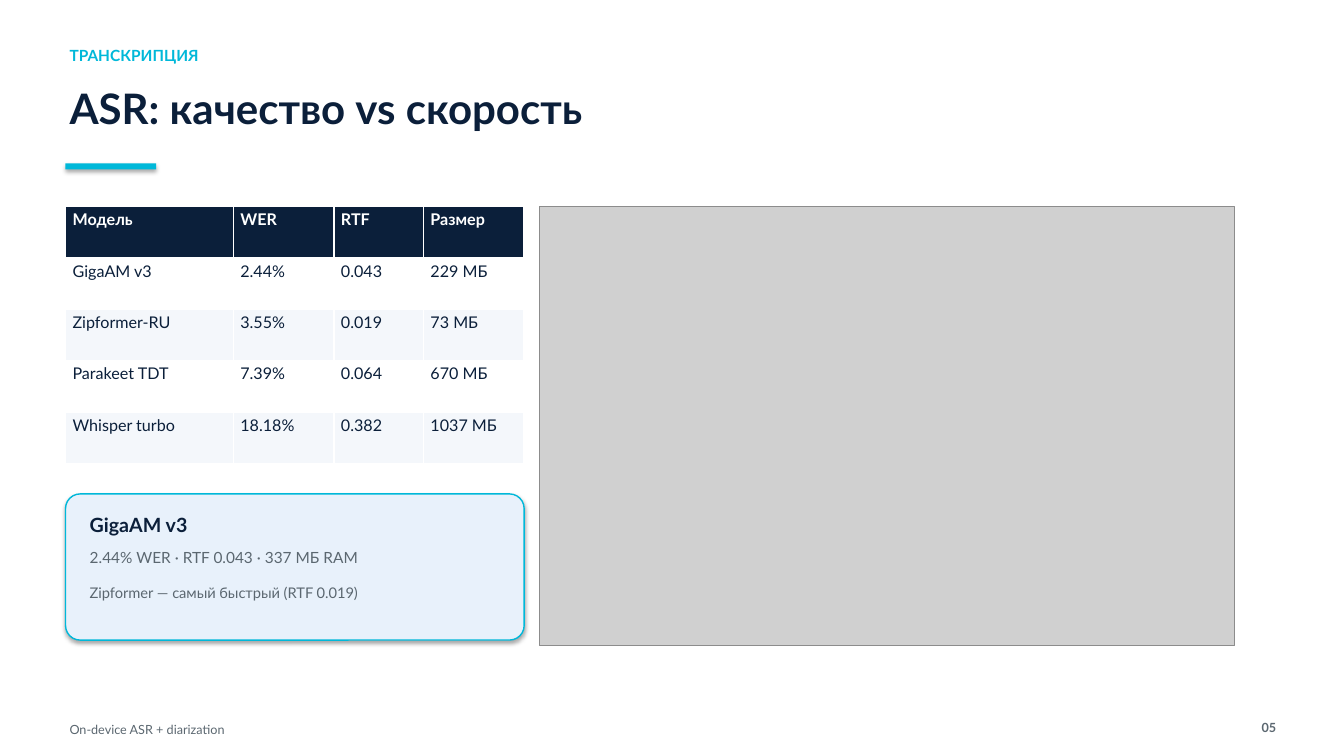
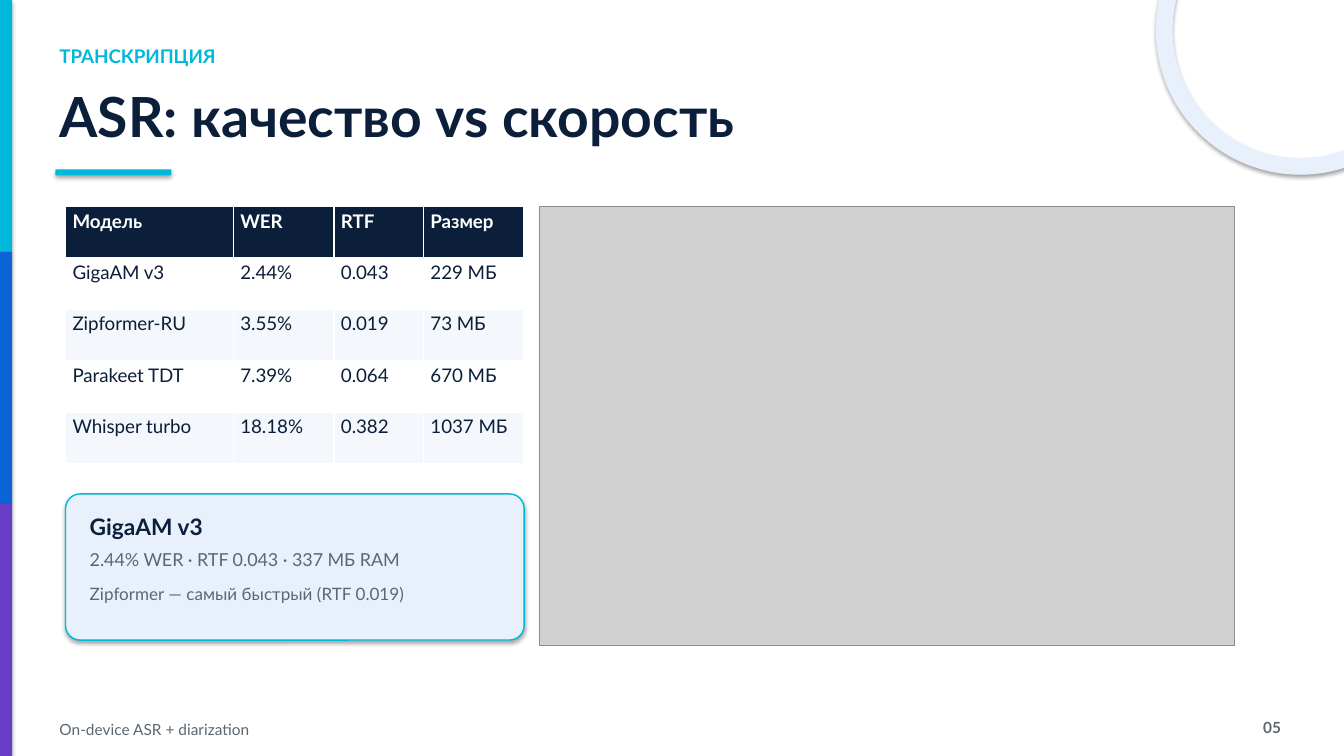
Before and after one commit to VershininSemyon/nuclear_hack_team_corgi, a slide deck: slide 5 of artifacts/hackathon_defense.pptx. Drawn at 1344x756 pixels with LibreOffice and Linux fonts; fonts in the diff are those of the drawing; grey boxes stand for pictures. Boxes give left, top, right and bottom in pixels: in the first picture for what was removed or moved away, otherwise in the second. Text is boxed around its words. In the diff, an @@ line names an element or a change of style, - is before the commit and + after.

```diff
--- a/artifacts/hackathon_defense.pptx
+++ b/artifacts/hackathon_defense.pptx
@@ rectangle added at [0, 0, 12, 252], fill #00B8D9 @@
@@ ellipse added at [1165, 0, 1344, 166], outline #E8F1FB 12 pt @@
@@ text "ТРАНСКРИПЦИЯ": place and size @@
-text "ТРАНСКРИПЦИЯ" at [70, 49, 199, 64]
+text "ТРАНСКРИПЦИЯ" at [59, 49, 215, 67]
@@ text "ТРАНСКРИПЦИЯ" at [59, 49, 215, 67]: size 11 to 13.3 pt @@
@@ text "ASR: качество vs скорость": place and size @@
-text "ASR: качество vs скорость" at [70, 93, 582, 131]
+text "ASR: качество vs скорость" at [59, 96, 734, 147]
@@ text "ASR: качество vs скорость" at [59, 96, 734, 147]: size 30 to 39.4 pt @@
@@ rectangle: place and size @@
-rectangle at [66, 163, 156, 169]
+rectangle at [55, 169, 171, 175]
@@ table at [66, 207, 524, 464] @@
@@ size 11.5 to 13.3 pt @@
@@ rectangle added at [0, 252, 12, 504], fill #0B63D6 @@
@@ rectangle added at [0, 504, 12, 756], fill #6A3DC7 @@
@@ text "GigaAM v3" at [90, 518, 203, 539]: size 14 to 16.2 pt @@
@@ text "2.44% WER · RTF 0.043 ..." at [90, 553, 400, 566]: size 11 to 12.8 pt @@
@@ text "Zipformer — самый быстрый (RTF ..." at [90, 587, 404, 603]: size 10.5 to 12.2 pt @@
@@ text "On-device ASR + diarization": place and size @@
-text "On-device ASR + diarization" at [70, 724, 225, 734]
+text "On-device ASR + diarization" at [59, 723, 249, 735]
@@ text "On-device ASR + diarization" at [59, 723, 249, 735]: size 9 to 11 pt @@
@@ text "05" at [1263, 722, 1281, 733]: size 9 to 11 pt @@
```
Also in this commit, not shown: 10 other slides changed, 1 slide added, 1 slide removed, 8 other files.
